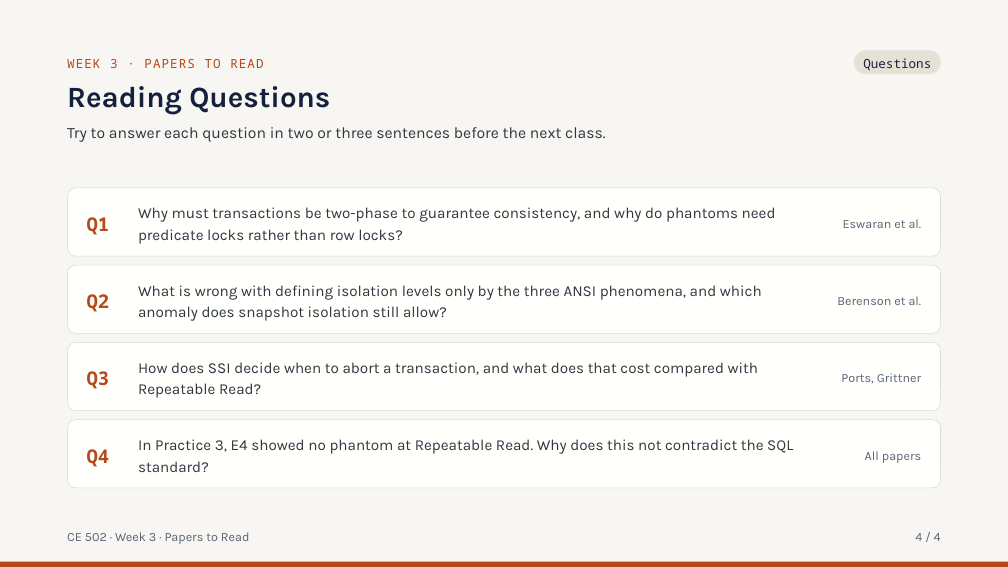
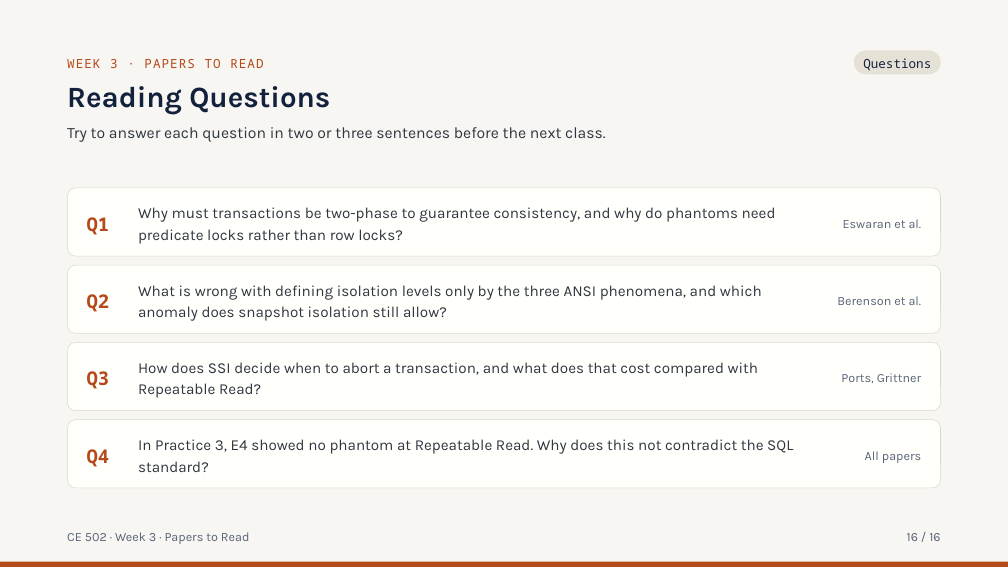
Before and after one commit to afnhsn-ibu/ce502-db, a slide deck: slide 71 of docs/slides/CE502_W03_Concurrency_Control_ACID.pptx (slide 59 before the commit). Drawn at 1008x567 pixels with LibreOffice and Linux fonts; fonts in the diff are those of the drawing. Boxes give left, top, right and bottom in pixels: in the first picture for what was removed or moved away, otherwise in the second. Text is boxed around its words. In the diff, an @@ line names an element or a change of style, - is before the commit and + after.

Commit message:
Add reading summaries for all 69 papers; republish weeks 1-5 decks
tools/reading_summaries holds the summary text (w01-w12.json), a checker,
the CE 502-style slide builder and the merge scripts. The weeks 1-5 decks
and PDFs now include two slides per paper in Papers to Read, and the week
and papers pages point to them.

```diff
--- a/docs/slides/CE502_W03_Concurrency_Control_ACID.pptx
+++ b/docs/slides/CE502_W03_Concurrency_Control_ACID.pptx
@@ text at <box>907,533,940,541</box>: text changed @@
-4 / 4
+16 / 16
```
Also in this commit, not shown: 2 other slides changed, 12 slides added, 46 other files.
